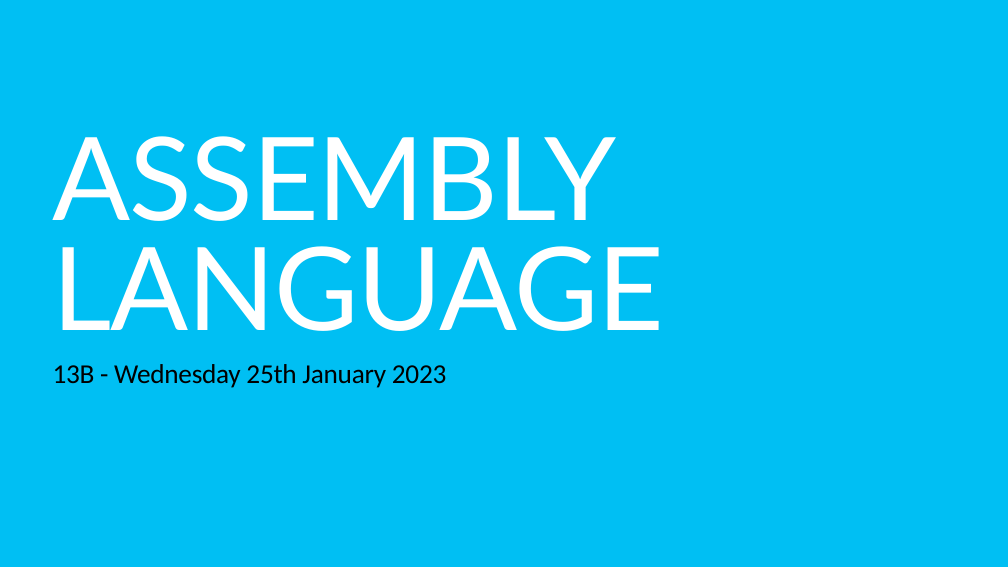
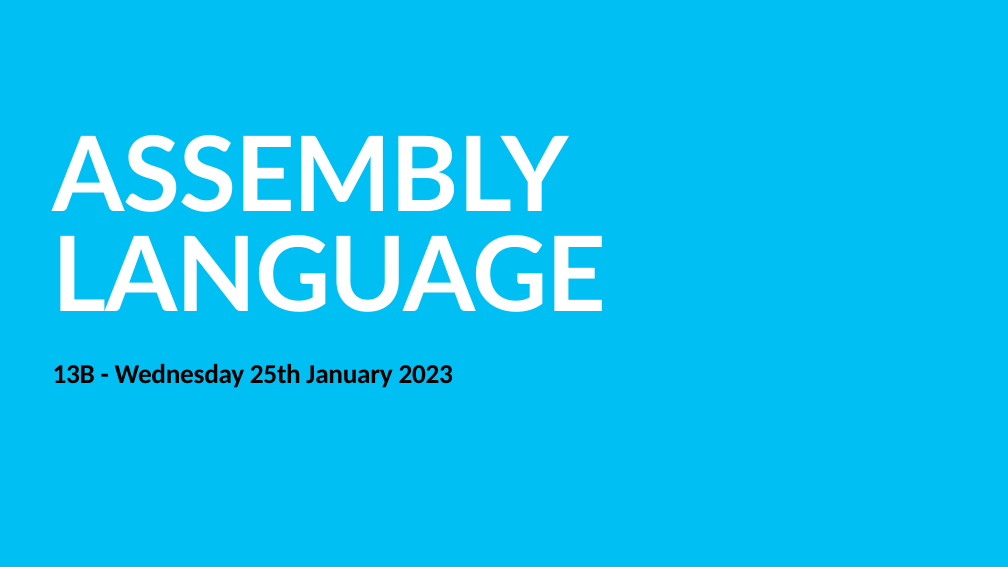
Before and after one commit to TommyWoodley/teaching, a slide deck: slide 1 of 13B/Assembly/Assembly Language.pptx. Drawn at 1008x567 pixels with LibreOffice and Linux fonts; fonts in the diff are those of the drawing. Boxes give left, top, right and bottom in pixels: in the first picture for what was removed or moved away, otherwise in the second. Text is boxed around its words. In the diff, an @@ line names an element or a change of style, - is before the commit and + after.

```diff
--- a/13B/Assembly/Assembly Language.pptx
+++ b/13B/Assembly/Assembly Language.pptx
@@ title "ASSEMBLY LANGUAGE" at (53,135,607,312): size 220 to 198 pt, bold on @@
@@ subtitle "13B - Wednesday 25th January ..." at (53,364,454,388): bold on @@
```
Also in this commit, not shown: 8 other slides changed, 1 other file.
